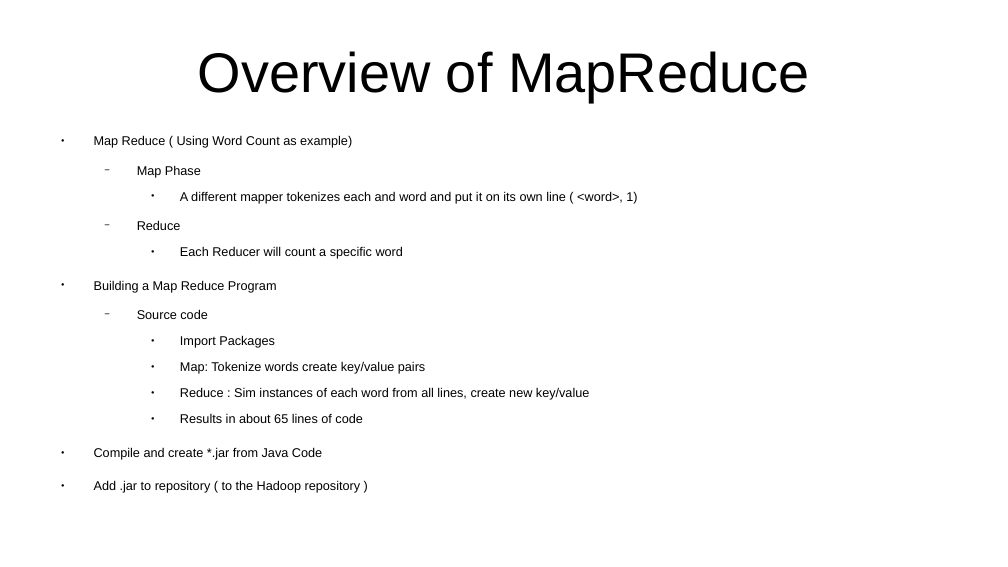
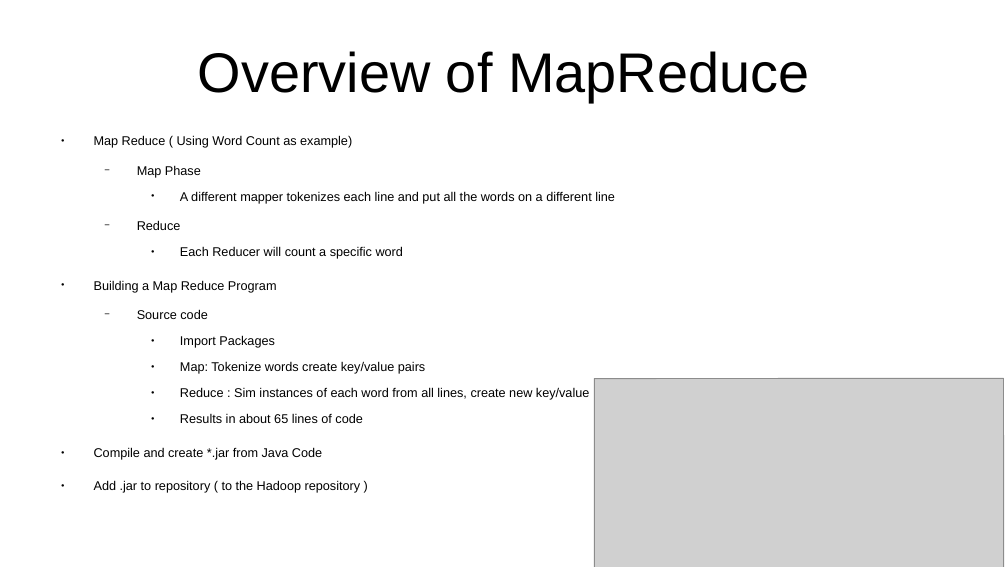
Before and after one commit to CharlesStockman/notesFromCourses, a slide deck: slide 6 of dataScience/Learning Hadoop 2.odp. Drawn at 1008x567 pixels with LibreOffice and Linux fonts; fonts in the diff are those of the drawing; grey boxes stand for pictures. Boxes give left, top, right and bottom in pixels: in the first picture for what was removed or moved away, otherwise in the second. Text is boxed around its words. In the diff, an @@ line names an element or a change of style, - is before the commit and + after.

```diff
--- a/dataScience/Learning Hadoop 2.odp
+++ b/dataScience/Learning Hadoop 2.odp
@@ text at (180,191,615,204): text changed @@
-    ● A different mapper tokenizes each and word and put it on its own line ( <word>, 1)
+    ● A different mapper tokenizes each line and put all the words on a different line
@@ picture added at (595,379,1004,567) @@
```
Also in this commit, not shown: 7 other slides changed, 15 other files.
